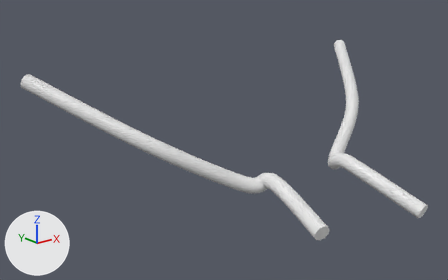
Two versions of the glTF model public/assets/spine/sp_root_l3.glb, one commit apart.
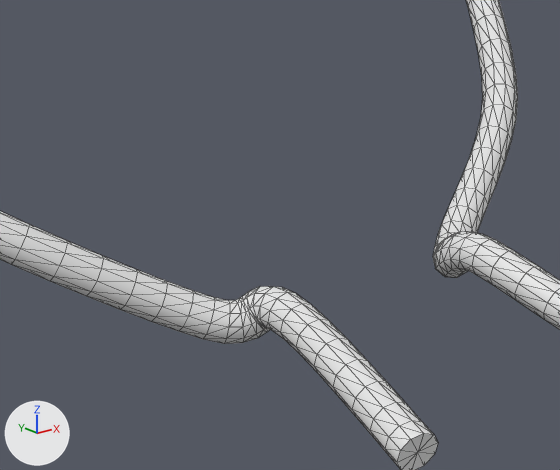
Each version appears first whole from a camera (50 mm lens) standing at (-88.9, -144.9, 28.2) and looking at (-12.9, -49.9, -9.8), and next in a close-up on the part from 38% to 84% of the width and 24% to 86% of the height. Every picture has the same lights, and +X, +Y and +Z are marked at lower left. The first two pictures are the older version. The close-ups show mesh edges as thin lines. Where no turn or scale is listed for an object, it has been applied to the vertices. Vertices at exactly the same position are counted once.

Objects in the first close-up: 'L', 'R'.
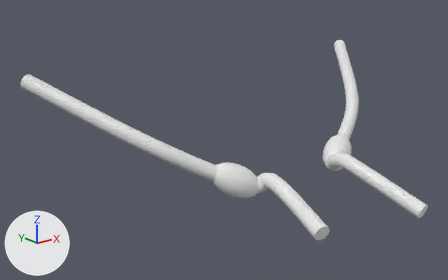
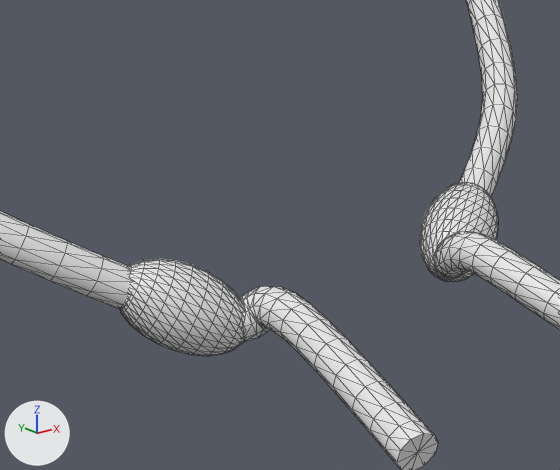
Location of each change, [x1, y1, x2, y2] in pixels of the close-ups (560 x 470 px):
'R', reshaped: before [433, 0, 560, 330]; after [419, 0, 560, 330]
part 1 of me_l, added: after [119, 259, 244, 356]
part 2 of me_r, added: after [419, 183, 498, 282]

What changed in the scene script:
```text
Change me_l:
    used by ob_l; location = (-29.9, -55.69, -7.06)
    remove me_l.from_pydata(...)  # 332 vertices, 660 faces; spans x -17.1..17.1, y -26.0..26.0, z -12.1..12.1
    add me_l.from_pydata(...)  # 670 vertices, 1332 faces; spans x -17.1..17.1, y -26.0..26.0, z -12.1..12.1
    me_l part 1: a new loose piece of 338 vertices spanning x 6.8..15.1, y -9.0..-1.6, z -10.2..-3.3
Change me_r:
    used by ob_r; location = (22.87, -58.48, -8.29)
    remove me_r.from_pydata(...)  # 332 vertices, 660 faces; spans x -19.1..19.1, y -26.7..26.7, z -12.3..12.3
    add me_r.from_pydata(...)  # 670 vertices, 1332 faces; spans x -19.1..19.1, y -26.7..26.7, z -12.3..12.3
    me_r part 2: a new loose piece of 338 vertices spanning x -16.5..-7.8, y -4.9..2.1, z -9.9..-3.1
```
